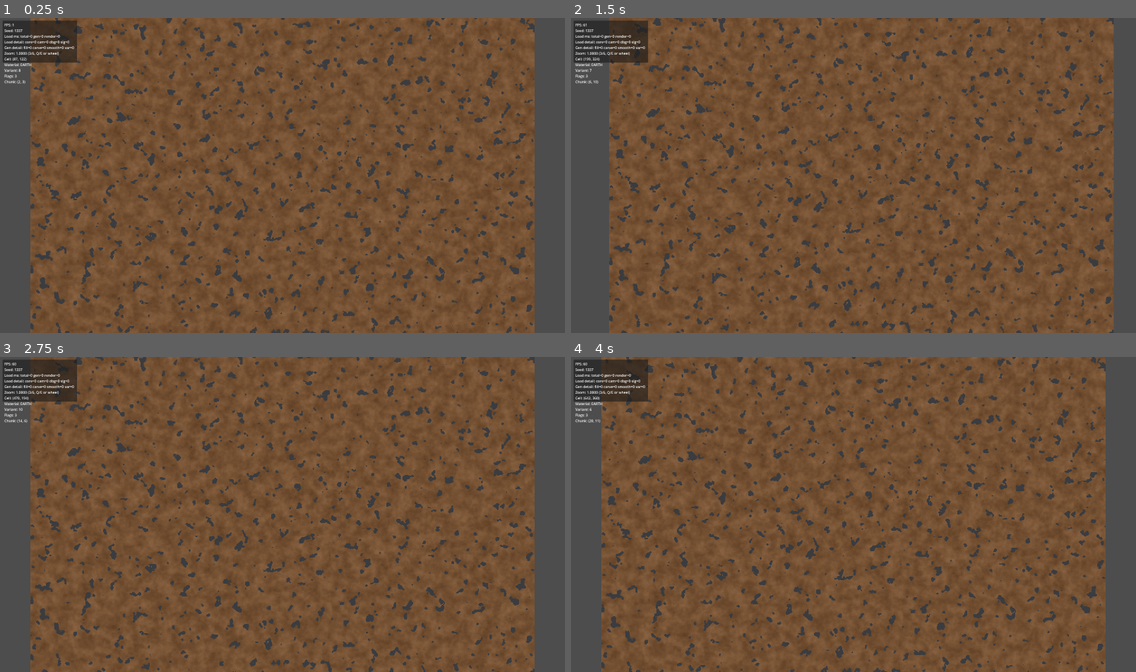
Above: before the commit, frames 1-4 (two rows, left to right).
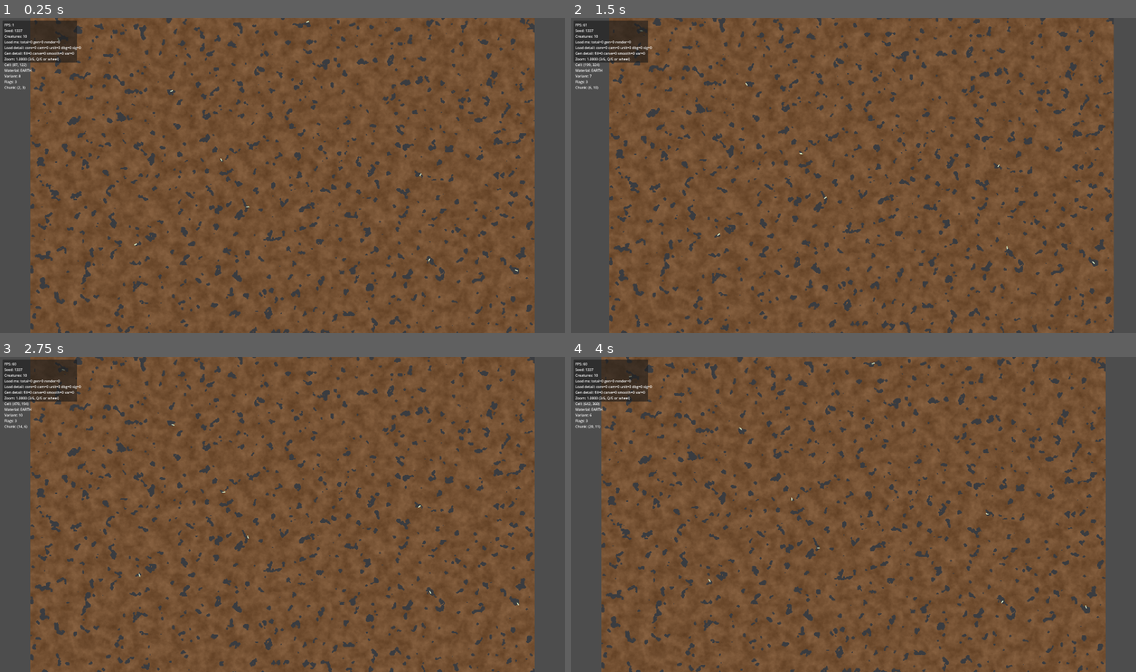
Above: after the commit, the same moments.

Repository: Kanturna/Diggy
Game: Godot game, scene res://main/Main.tscn
The game is run twice, just before and just after one commit, with the same random seed, the same clock (stepped at 60 frames per second) and the same inputs.
Inputs (mouse positions are in pixels of both pictures, inside the frame that each line leads up to):
- Up to frame 1 (0.25 s): no input
- Up to frame 2 (1.5 s): tap Enter at 0.5 s; move the mouse to (977, 159) at 0.52 s; tap S (camera_down) at 0.6 s; click (977, 159) at 0.67 s; tap Space at 1.25 s; move the mouse to (740, 191) at 1.27 s; tap A (camera_left) at 1.35 s; click (740, 191) at 1.42 s
- Up to frame 3 (2.75 s): move the mouse to (339, 445) at 2.02 s; tap D (camera_right) at 2.1 s; click (339, 445) at 2.17 s
- Up to frame 4 (4 s): tap Enter at 2.75 s; move the mouse to (825, 577) at 2.77 s; tap Shift (camera_speed) at 2.85 s; click (825, 577) at 2.92 s; move the mouse to (1023, 561) at 3.52 s; tap W (camera_up) at 3.6 s; click (1023, 561) at 3.67 s

The runs differ from the first frame. In frame 1, 0.5% of the frame differs, in the area x 0-92%, y 0-81%; in frame 2, 0.5%; in frame 3, 0.5%; in frame 4, 0.5%, in the area x 0-92%, y 1-80%.

Commit message:
Add procedural creature system with history-based tail animation
- units/Creature.gd: Node2D with custom _draw()
  - Body: 20-point ellipse (4.5×2.3 px half-axes, fits 2-cell corridor)
  - Head: 14-point circle (r=2.8 px), distinct from body
  - Mandibles: two sharp triangular polygons, pointed tips, no flat jaw
  - Tail: ribbon of TAIL_SEGS quads built from position history;
    each segment samples history at 6-frame intervals and is
    inverse-rotated into facing-right space so the ribbon follows
    the creature's actual path end-to-tip; width tapers TAIL_W0→TAIL_W1,
    alpha fades to 0 at the tip
  - Collision: checks WorldModel per-frame, picks new direction on EARTH
  - Random wander: direction changes every 1–3.5 s

- units/UnitManager.gd: spawns SPAWN_COUNT=10 creatures in random
  EMPTY cells; exposes creature_count() for debug overlay

- main/Main.gd: _setup_units() wired between camera and debug setup;
  unit_setup_ms tracked in startup timings

- debug/DebugOverlay.gd: shows "Creatures: N" and unit= in Load detail

https://claude.ai/code/session_01Qqtdg2mEijJTheCrsfW3SX

Diff:
--- a/debug/DebugOverlay.gd
+++ b/debug/DebugOverlay.gd
@@ -8,6 +8,7 @@
 
 var world: WorldModel
 var renderer: WorldMaterialRenderer
+var unit_manager: UnitManager = null
 var is_visible_overlay := true
 var startup_timings := {}
 
@@ -37,6 +38,8 @@
 	var camera := get_viewport().get_camera_2d()
 	lines.append("FPS: %d" % Engine.get_frames_per_second())
 	lines.append("Seed: %d" % world.seed)
+	if unit_manager != null:
+		lines.append("Creatures: %d" % unit_manager.creature_count())
 	if not startup_timings.is_empty():
 		lines.append(
 			"Load ms: total=%d gen=%d render=%d" % [
@@ -46,9 +49,10 @@
 			]
 		)
 		lines.append(
-			"Load detail: core=%d cam=%d dbg=%d sig=%d" % [
+			"Load detail: core=%d cam=%d unit=%d dbg=%d sig=%d" % [
 				int(startup_timings.get("world_core_ms", 0)),
 				int(startup_timings.get("camera_setup_ms", 0)),
+				int(startup_timings.get("unit_setup_ms", 0)),
 				int(startup_timings.get("debug_setup_ms", 0)),
 				int(startup_timings.get("signal_connect_ms", 0)),
 			]
--- a/main/Main.gd
+++ b/main/Main.gd
@@ -5,13 +5,15 @@
 const WorldGeneratorScript = preload("res://core/world/WorldGenerator.gd")
 const RendererScript = preload("res://render/WorldMaterialRenderer.gd")
 const CameraControllerScript = preload("res://camera/CameraController.gd")
-const DebugOverlayScene = preload("res://debug/DebugOverlay.tscn")
+const DebugOverlayScene  = preload("res://debug/DebugOverlay.tscn")
+const UnitManagerScript  = preload("res://units/UnitManager.gd")
 
 var world_model: WorldModel
 var world_generator: WorldGenerator
 var renderer: WorldMaterialRenderer
 var camera_controller: CameraController
 var debug_overlay: DebugOverlay
+var unit_manager: UnitManager
 var _startup_timings := {}
 
 func _ready() -> void:
@@ -38,6 +40,10 @@
 	_startup_timings["camera_setup_ms"] = Time.get_ticks_msec() - step_begin_ms
 
 	step_begin_ms = Time.get_ticks_msec()
+	_setup_units()
+	_startup_timings["unit_setup_ms"] = Time.get_ticks_msec() - step_begin_ms
+
+	step_begin_ms = Time.get_ticks_msec()
 	_setup_debug()
 	_startup_timings["debug_setup_ms"] = Time.get_ticks_msec() - step_begin_ms
 
@@ -47,6 +53,7 @@
 	_startup_timings["ready_total_ms"] = Time.get_ticks_msec() - startup_begin_ms
 	if debug_overlay != null:
 		debug_overlay.set_startup_timings(_startup_timings)
+		debug_overlay.unit_manager = unit_manager
 
 func _process(_delta: float) -> void:
 	_on_chunks_dirtied()
@@ -94,6 +101,11 @@
 		Config.WORLD_HEIGHT * Config.CELL_SIZE * 0.5
 	)
 
+func _setup_units() -> void:
+	unit_manager = UnitManagerScript.new()
+	add_child(unit_manager)
+	unit_manager.setup(world_model)
+
 func _setup_debug() -> void:
 	debug_overlay = DebugOverlayScene.instantiate()
 	add_child(debug_overlay)
--- /dev/null
+++ b/units/Creature.gd
@@ -0,0 +1,165 @@
+extends Node2D
+class_name Creature
+
+const MaterialType = preload("res://core/MaterialType.gd")
+const Config       = preload("res://core/Config.gd")
+
+# ── Body dimensions (world-pixels; 1 cell = 3 px) ──────────────────────────
+const BODY_HALF_LEN  := 4.5   # half-length of body ellipse
+const BODY_HALF_H    := 2.3   # half-height  (fits in 2-cell corridor, 2×3=6 px)
+const HEAD_R         := 2.8   # head radius
+const MANDIBLE_LEN   := 4.2   # spike length
+const MANDIBLE_BASE  := 1.1   # half-height of mandible base (wide → pointed)
+
+# ── Tail ribbon ─────────────────────────────────────────────────────────────
+const TAIL_SEGS := 5          # number of ribbon segments
+const TAIL_STEP := 6          # history frames per segment
+const TAIL_W0   := 2.1        # ribbon half-width at body
+const TAIL_W1   := 0.2        # ribbon half-width at tip
+
+# ── Palette ─────────────────────────────────────────────────────────────────
+const C_BODY     := Color(0.87, 0.93, 0.79)
+const C_HEAD     := Color(0.82, 0.89, 0.73)
+const C_MANDIBLE := Color(0.52, 0.65, 0.42)
+const C_TAIL_A   := Color(0.84, 0.91, 0.76)
+const C_TAIL_B   := Color(0.65, 0.76, 0.60, 0.0)   # fades to transparent
+
+# ── Movement ────────────────────────────────────────────────────────────────
+const SPEED  := 22.0
+var velocity := Vector2.ZERO
+var _timer   := 0.0
+var world: WorldModel = null
+
+# ── Position history for tail spine ─────────────────────────────────────────
+var _history: Array[Vector2] = []
+const HIST := 80
+
+# ────────────────────────────────────────────────────────────────────────────
+
+func _ready() -> void:
+	for _i in HIST:
+		_history.append(global_position)
+	_new_dir()
+
+func setup(world_model: WorldModel) -> void:
+	world = world_model
+
+# ── Update ───────────────────────────────────────────────────────────────────
+
+func _process(delta: float) -> void:
+	_timer -= delta
+	if _timer <= 0.0:
+		_new_dir()
+
+	var nxt := global_position + velocity * delta
+	if _passable(nxt):
+		global_position = nxt
+	else:
+		_new_dir()
+
+	_history.push_front(global_position)
+	if _history.size() > HIST:
+		_history.resize(HIST)
+
+	queue_redraw()
+
+func _passable(pos: Vector2) -> bool:
+	if world == null:
+		return true
+	var cx := int(floor(pos.x / Config.CELL_SIZE))
+	var cy := int(floor(pos.y / Config.CELL_SIZE))
+	if not world.is_in_bounds(cx, cy):
+		return false
+	return world.get_material(cx, cy) == MaterialType.Id.EMPTY
+
+func _new_dir() -> void:
+	velocity = Vector2.from_angle(randf() * TAU) * SPEED
+	_timer   = randf_range(1.0, 3.5)
+
+# ── Drawing ──────────────────────────────────────────────────────────────────
+# All parts are drawn in "facing-right" local space, then rotated once via
+# draw_set_transform so the creature always faces its velocity direction.
+# The tail spine is built from world-space history positions, inverse-rotated
+# into facing-right space; draw_set_transform then rotates them back, so they
+# appear at their correct world positions (the creature's actual path).
+
+func _draw() -> void:
+	if velocity.is_zero_approx():
+		return
+	var angle := velocity.angle()
+	draw_set_transform(Vector2.ZERO, angle)
+	_draw_tail(angle)      # drawn first so body overlaps the attachment point
+	_draw_body()
+	_draw_head()
+	_draw_mandibles()
+	draw_set_transform(Vector2.ZERO, 0.0)
+
+# ── Tail ─────────────────────────────────────────────────────────────────────
+
+func _draw_tail(facing: float) -> void:
+	# spine[0] = body-back in facing-right space
+	var spine: Array[Vector2] = []
+	spine.append(Vector2(-BODY_HALF_LEN, 0.0))
+
+	var i := TAIL_STEP
+	while i < _history.size() and spine.size() <= TAIL_SEGS:
+		var off := (_history[i] - global_position).rotated(-facing)
+		spine.append(off)
+		i += TAIL_STEP
+
+	for s in range(spine.size() - 1):
+		var t0 := float(s)     / float(spine.size() - 1)
+		var t1 := float(s + 1) / float(spine.size() - 1)
+		var w0 := lerpf(TAIL_W0, TAIL_W1, t0)
+		var w1 := lerpf(TAIL_W0, TAIL_W1, t1)
+		var a  := spine[s]
+		var b  := spine[s + 1]
+		if a.distance_squared_to(b) < 0.01:
+			continue
+		var n := (b - a).normalized().rotated(PI * 0.5)
+		draw_colored_polygon(
+			PackedVector2Array([a + n * w0, a - n * w0, b - n * w1, b + n * w1]),
+			C_TAIL_A.lerp(C_TAIL_B, (t0 + t1) * 0.5)
+		)
+
+# ── Body ──────────────────────────────────────────────────────────────────────
+
+func _draw_body() -> void:
+	const N := 20
+	var pts := PackedVector2Array()
+	for i in N:
+		var a := TAU * i / float(N)
+		pts.append(Vector2(cos(a) * BODY_HALF_LEN, sin(a) * BODY_HALF_H))
+	draw_colored_polygon(pts, C_BODY)
+
+# ── Head ─────────────────────────────────────────────────────────────────────
+
+func _draw_head() -> void:
+	const N := 14
+	var cx := BODY_HALF_LEN + HEAD_R * 0.5
+	var pts := PackedVector2Array()
+	for i in N:
+		var a := TAU * i / float(N)
+		pts.append(Vector2(cx + cos(a) * HEAD_R, sin(a) * HEAD_R))
+	draw_colored_polygon(pts, C_HEAD)
+
+# ── Mandibles ────────────────────────────────────────────────────────────────
+# Two pointed triangles extending from the front of the head.
+# Each triangle: wide base at head-front, narrow tip far forward.
+
+func _draw_mandibles() -> void:
+	var bx := BODY_HALF_LEN + HEAD_R * 0.5 + HEAD_R * 0.75
+
+	# Upper mandible – base near head, tip forward-up
+	draw_colored_polygon(PackedVector2Array([
+		Vector2(bx,                 -MANDIBLE_BASE),
+		Vector2(bx,                  0.0),
+		Vector2(bx + MANDIBLE_LEN,  -MANDIBLE_BASE * 0.18),
+	]), C_MANDIBLE)
+
+	# Lower mandible – mirror
+	draw_colored_polygon(PackedVector2Array([
+		Vector2(bx,                  MANDIBLE_BASE),
+		Vector2(bx,                  0.0),
+		Vector2(bx + MANDIBLE_LEN,   MANDIBLE_BASE * 0.18),
+	]), C_MANDIBLE)
--- /dev/null
+++ b/units/UnitManager.gd
@@ -0,0 +1,35 @@
+extends Node2D
+class_name UnitManager
+
+const Config       = preload("res://core/Config.gd")
+const MaterialType = preload("res://core/MaterialType.gd")
+const CreatureGD   = preload("res://units/Creature.gd")
+
+const SPAWN_COUNT := 10
+
+var _creatures: Array[Creature] = []
+
+func setup(world_model: WorldModel) -> void:
+	_spawn(world_model)
+
+func _spawn(world: WorldModel) -> void:
+	var tries   := 0
+	var spawned := 0
+	while spawned < SPAWN_COUNT and tries < 50000:
+		tries += 1
+		var cx := randi_range(2, world.width  - 3)
+		var cy := randi_range(2, world.height - 3)
+		if world.get_material(cx, cy) != MaterialType.Id.EMPTY:
+			continue
+		var c: Creature = CreatureGD.new()
+		c.global_position = Vector2(
+			(cx + 0.5) * Config.CELL_SIZE,
+			(cy + 0.5) * Config.CELL_SIZE,
+		)
+		add_child(c)
+		c.setup(world)
+		_creatures.append(c)
+		spawned += 1
+
+func creature_count() -> int:
+	return _creatures.size()
